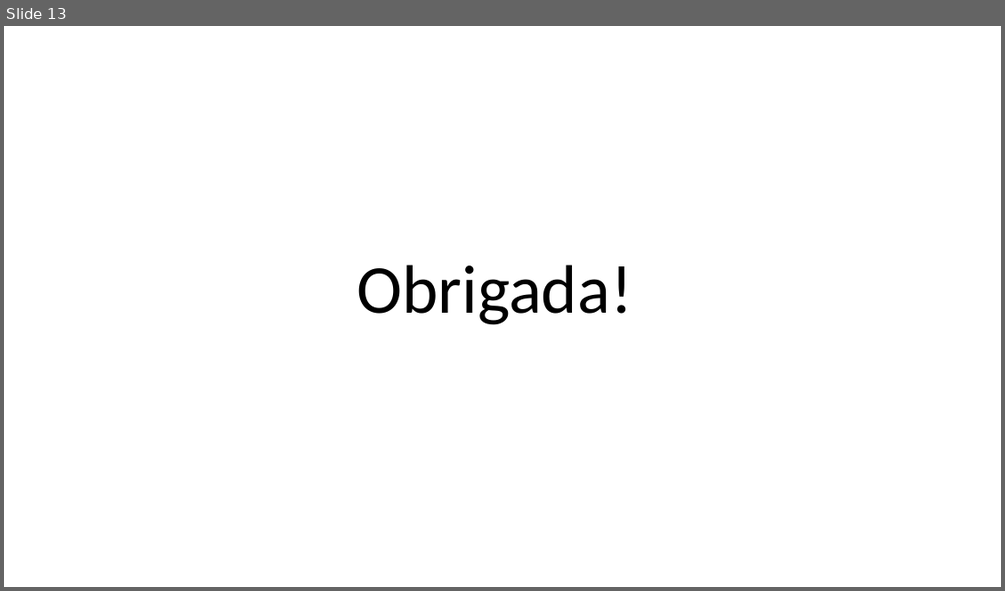
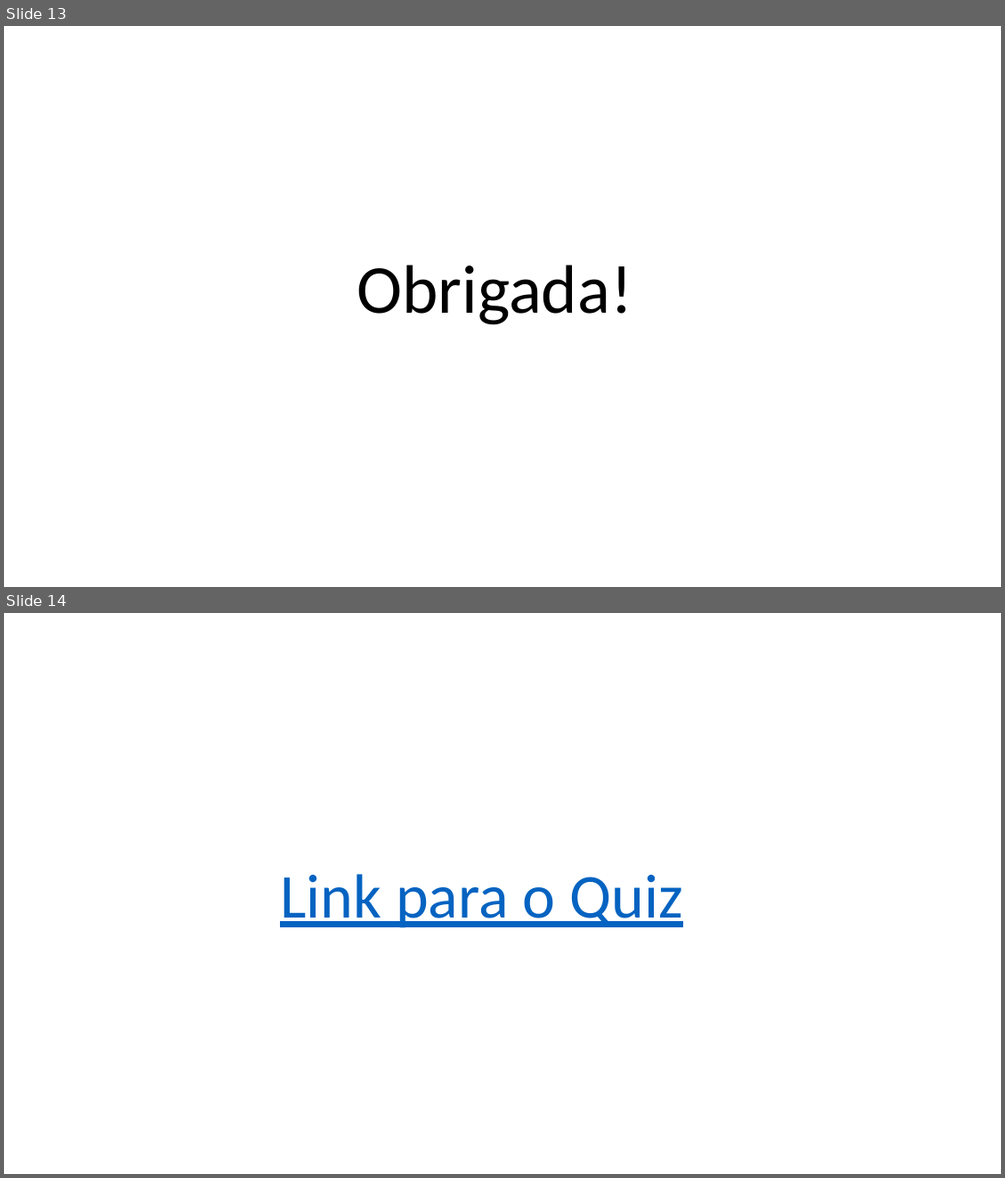
Before and after one commit to BiaSabrina/Bianca_TP558_ML_Avancado, a slide deck: Seminarios/Seminario_DQL/TP558_DQL_Completo.pptx. Shown one above the other, each under a label of ours: slide 13 before the commit, slides 13 and 14 after it. The pictures are 1005x591 and 1005x1178 pixels, drawn with LibreOffice and Linux fonts; fonts in the diff are those of the drawing. Boxes give left, top, right and bottom in pixels: in the first picture for what was removed or moved away, otherwise in the second. Text is boxed around its words. In the diff, an @@ line names an element or a change of style, - is before the commit and + after.

```diff
--- a/Seminarios/Seminario_DQL/TP558_DQL_Completo.pptx
+++ b/Seminarios/Seminario_DQL/TP558_DQL_Completo.pptx
@@ slide 14 added at [4, 613, 1001, 1174], background #FFFFFF @@
@@ text added at [280, 874, 683, 928], 60 pt, text #0563C1, underline @@
+Link para o Quiz
```
Also in this commit, not shown: 2 other files.
